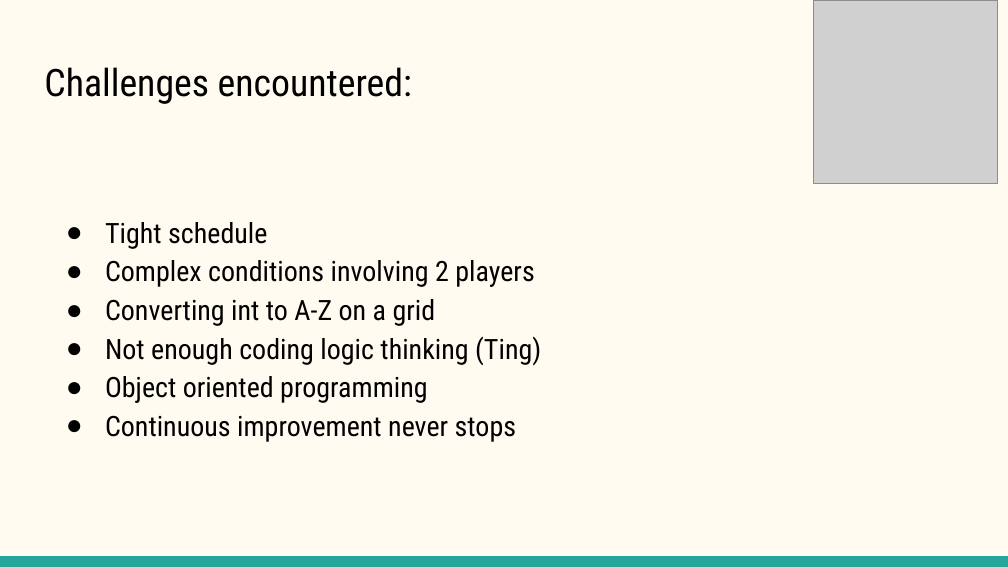
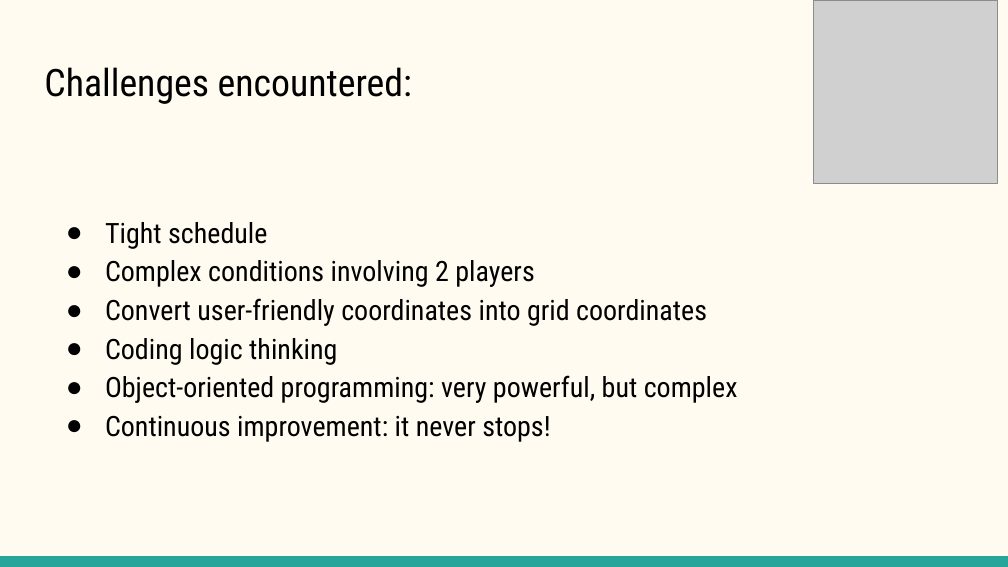
Before and after one commit to tinghaoK7727/Battleships_game, a slide deck: slide 5 of Presentation/Battleship game project - Module 1 Eric x Ting.pptx. Drawn at 1008x567 pixels with LibreOffice and Linux fonts; fonts in the diff are those of the drawing; grey boxes stand for pictures. Boxes give left, top, right and bottom in pixels: in the first picture for what was removed or moved away, otherwise in the second. Text is boxed around its words. In the diff, an @@ line names an element or a change of style, - is before the commit and + after.

```diff
--- a/Presentation/Battleship game project - Module 1 Eric x Ting.pptx
+++ b/Presentation/Battleship game project - Module 1 Eric x Ting.pptx
@@ text at (105,298,738,442): text changed @@
-● Converting int to A-Z on a grid
-● Not enough coding logic thinking (Ting)
-● Object oriented programming
-● Continuous improvement never stops
+● Convert user-friendly coordinates into grid coordinates
+● Coding logic thinking
+● Object-oriented programming: very powerful, but complex
+● Continuous improvement: it never stops!
```
Also in this commit, not shown: 2 other slides changed, 5 other files.
